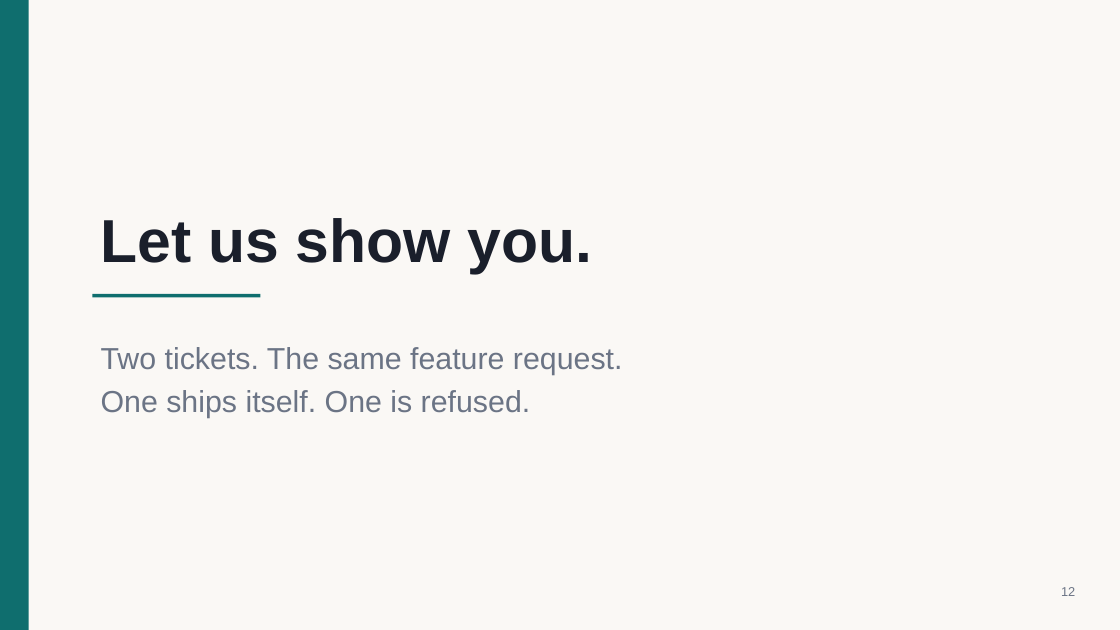
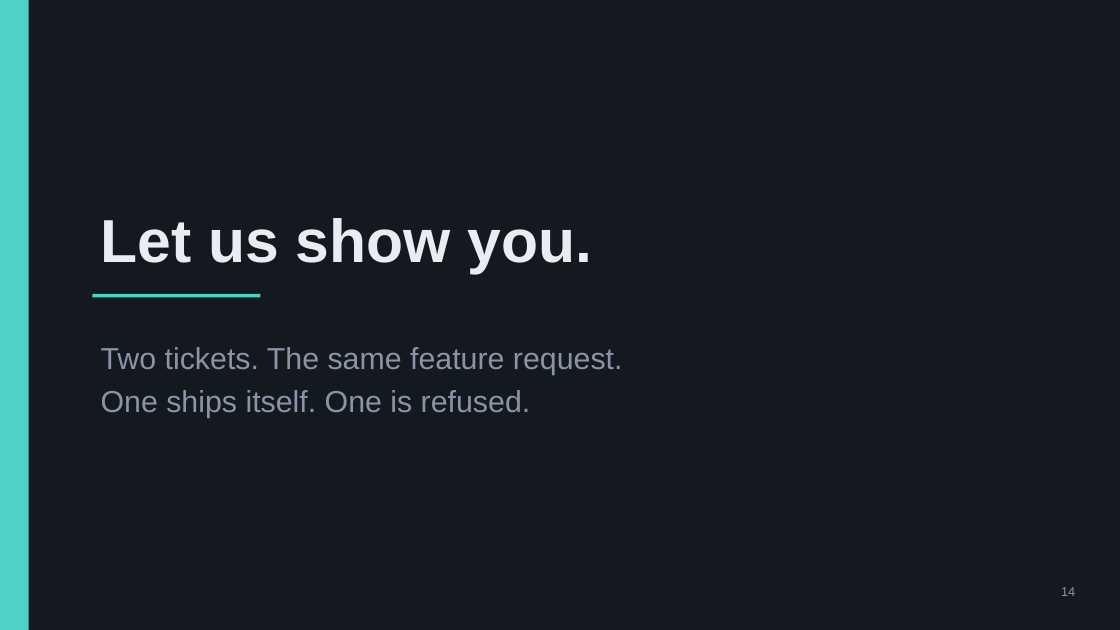
Before and after one commit to mohamedsorour1998/TheAgentOrg, a slide deck: slide 14 of docs/pitch/TheAgentOrg-prefinal.pptx (slide 12 before the commit). Drawn at 1120x630 pixels with LibreOffice and Linux fonts; fonts in the diff are those of the drawing. Boxes give left, top, right and bottom in pixels: in the first picture for what was removed or moved away, otherwise in the second. Text is boxed around its words. In the diff, an @@ line names an element or a change of style, - is before the commit and + after.

```diff
--- a/docs/pitch/TheAgentOrg-prefinal.pptx
+++ b/docs/pitch/TheAgentOrg-prefinal.pptx
@@ rectangle at [0,0,1120,630]: fill #FAF8F5 to #14181F @@
@@ rectangle at [0,0,29,630]: fill #0F6E6E to #4FD1C5 @@
@@ text "Let us show you." at [101,218,591,273]: text colour #1A1F2B to #E8EDF4 @@
@@ rectangle at [92,294,260,297]: fill #0F6E6E to #4FD1C5 @@
@@ text "Two tickets. The same feature ..." at [101,347,623,418]: text colour #6B7485 to #8A94A6 @@
@@ text at [1061,587,1075,596]: text changed; text colour #6B7485 to #8A94A6 @@
-12
+14
```
Also in this commit, not shown: 12 other slides changed, 2 slides added, 10 other files.
